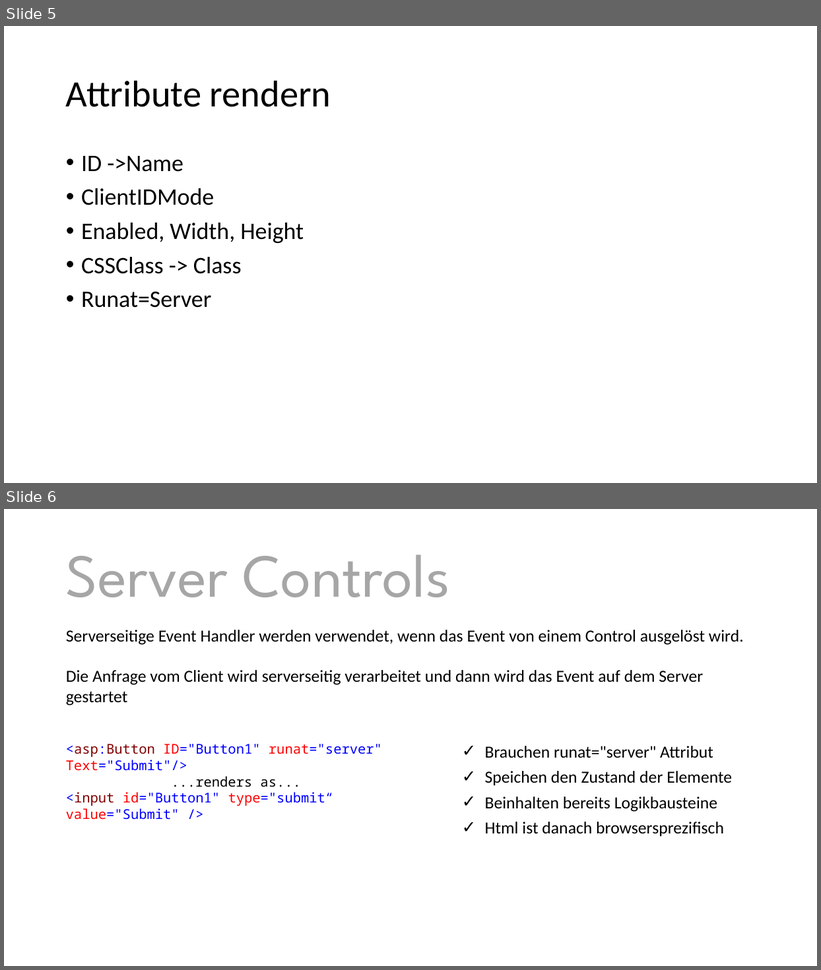
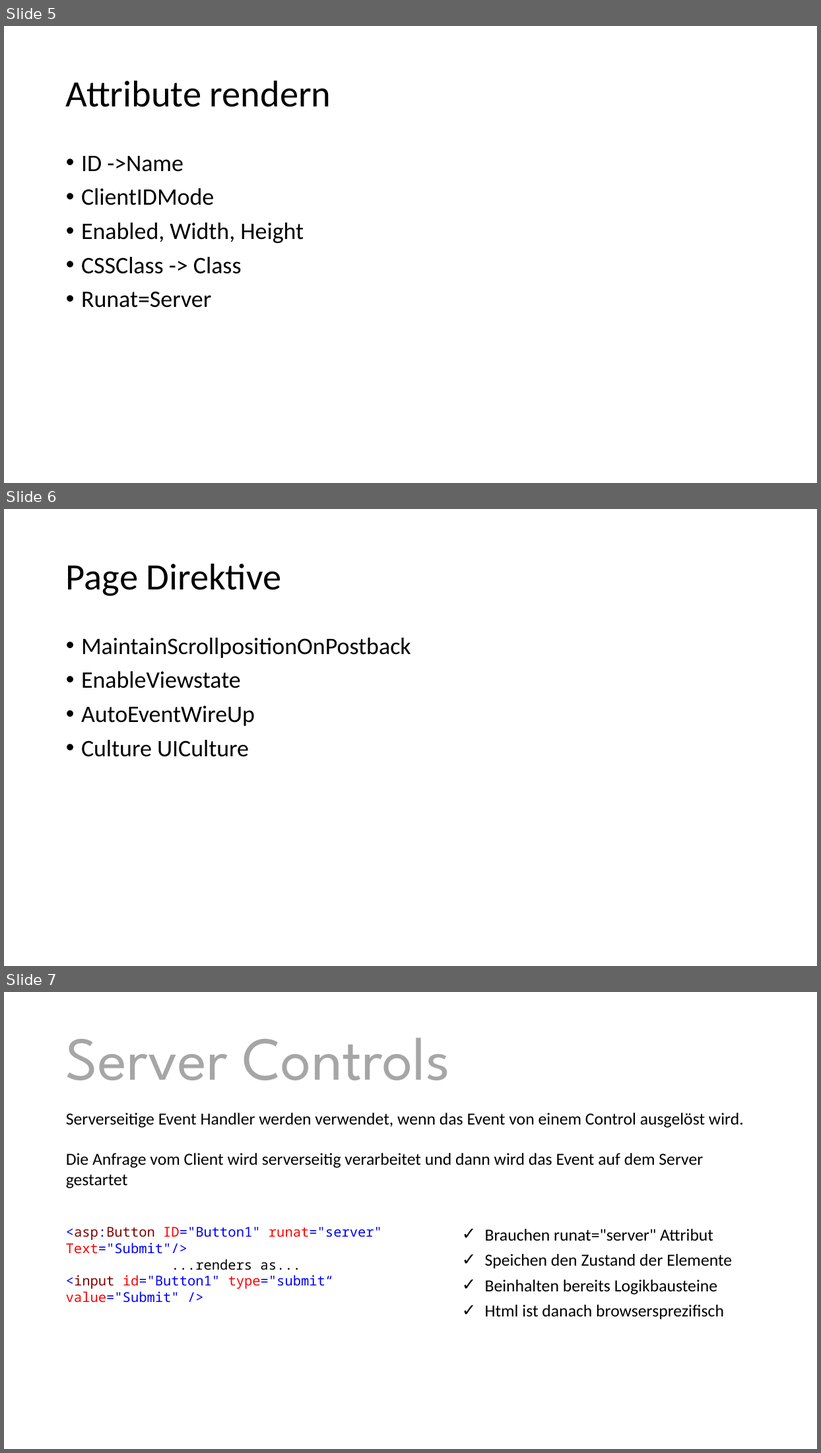
Before and after one commit to ppedvAG/WebformsKurs, a slide deck: 03CreatingWebforms.pptx. Shown one above the other, each under a label of ours: slides 5 and 6 before the commit, slides 5, 6 and 7 after it. The pictures are 821x970 and 821x1453 pixels, drawn with LibreOffice and Linux fonts; fonts in the diff are those of the drawing. Boxes give left, top, right and bottom in pixels: in the first picture for what was removed or moved away, otherwise in the second. Text is boxed around its words. In the diff, an @@ line names an element or a change of style, - is before the commit and + after.

```diff
--- a/03CreatingWebforms.pptx
+++ b/03CreatingWebforms.pptx
@@ slide 6 added at (x1=4, y1=509, x2=817, y2=966), background #FFFFFF @@
@@ title added at (x1=66, y1=563, x2=282, y2=596), 44 pt, text #000000 @@
+Page Direktive
@@ text added at (x1=81, y1=638, x2=411, y2=757), 28 pt, text #000000 @@
+• MaintainScrollpositionOnPostback
+• EnableViewstate
+• AutoEventWireUp
+• Culture UICulture
@@ what was slide 6 is now slide 7 @@
```
Also in this commit, not shown: 16 other files.
